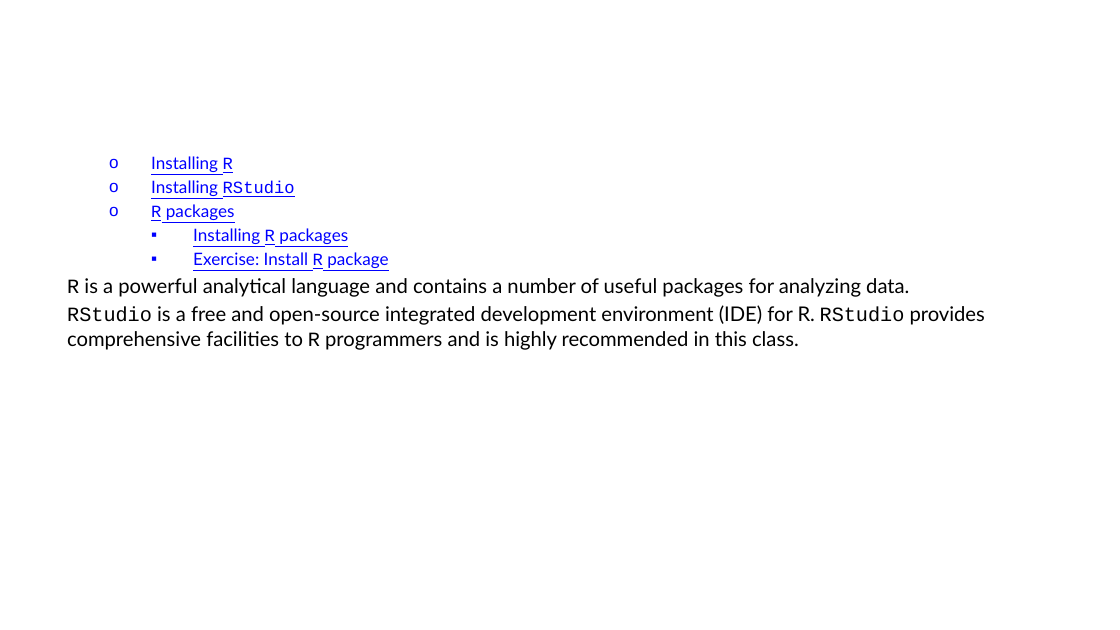
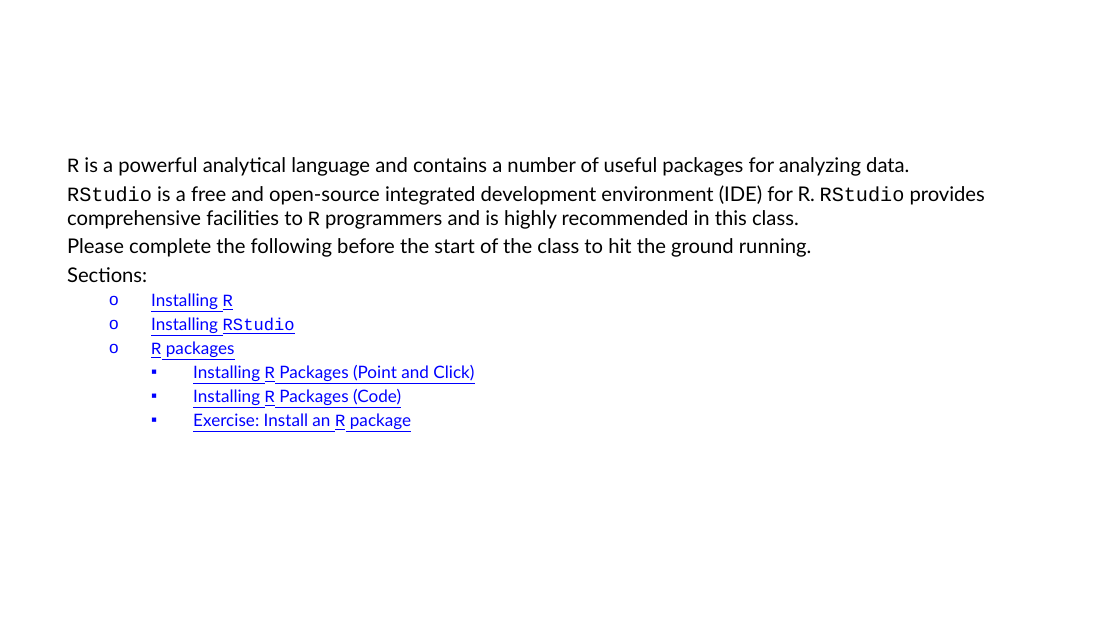
Before and after one commit to fhdsl/DaSEH, a slide deck: slide 2 of modules/Setup/Setup.pptx. Drawn at 1120x630 pixels with LibreOffice and Linux fonts; fonts in the diff are those of the drawing. Boxes give left, top, right and bottom in pixels: in the first picture for what was removed or moved away, otherwise in the second. Text is boxed around its words. In the diff, an @@ line names an element or a change of style, - is before the commit and + after.

```diff
--- a/modules/Setup/Setup.pptx
+++ b/modules/Setup/Setup.pptx
@@ text at (67,157,985,282): paragraphs added @@
+R is a powerful analytical language and contains a number of useful packages for analyzing data.
+RStudio is a free and open-source integrated development environment (IDE) for R. RStudio provides comprehensive facilities to R programmers and is highly recommended in this class.
+Please complete the following before the start of the class to hit the ground running.
+Sections:
@@ text at (193,365,474,430): text changed; size 13 to 11 pt; text colour #000000 to #0000FF @@
-    ▪ Installing R packages
-    ▪ Exercise: Install R package
-R is a powerful analytical language and contains a number of useful packages for analyzing data.
-RStudio is a free and open-source integrated development environment (IDE) for R. RStudio provides comprehensive facilities to R programmers and is highly recommended in this class.
+    ▪ Installing R Packages (Point and Click)
+    ▪ Installing R Packages (Code)
+    ▪ Exercise: Install an R package
```
Also in this commit, not shown: 7 other slides changed, 10 slides added, 10 slides removed, 8 other files.
